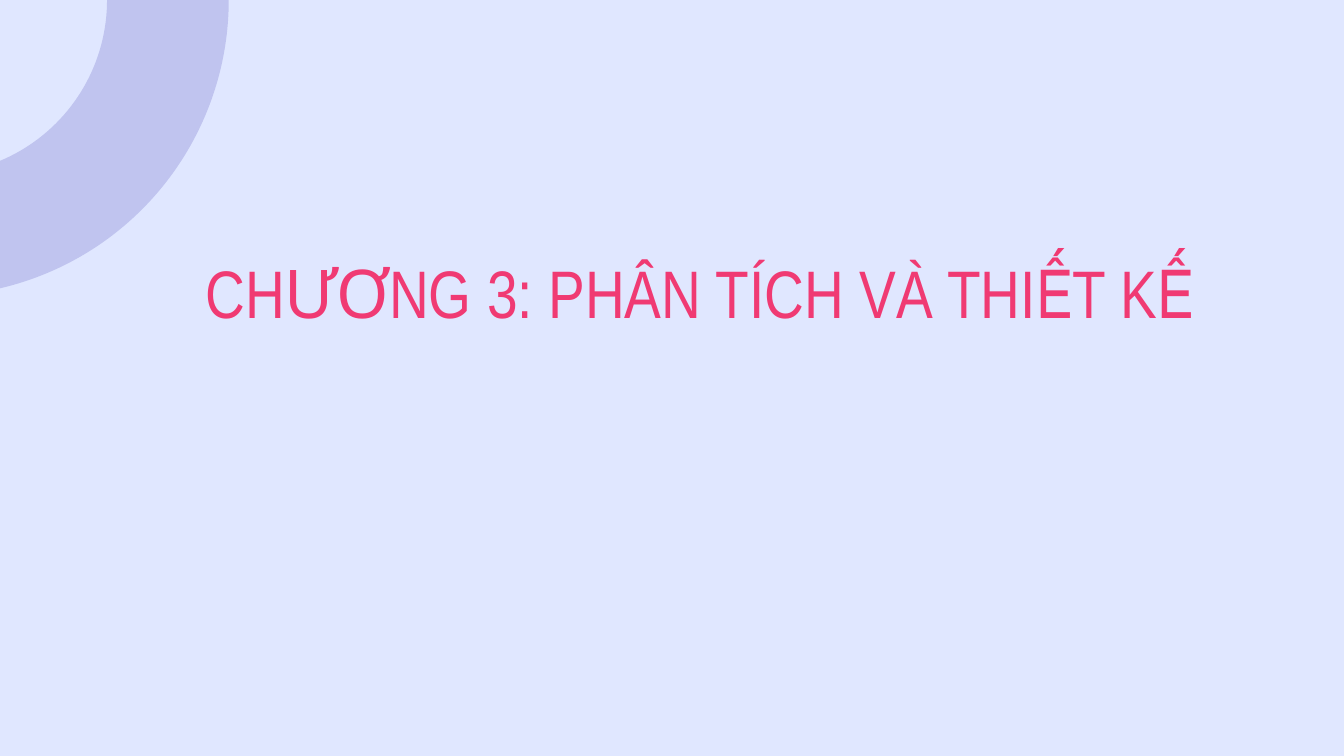
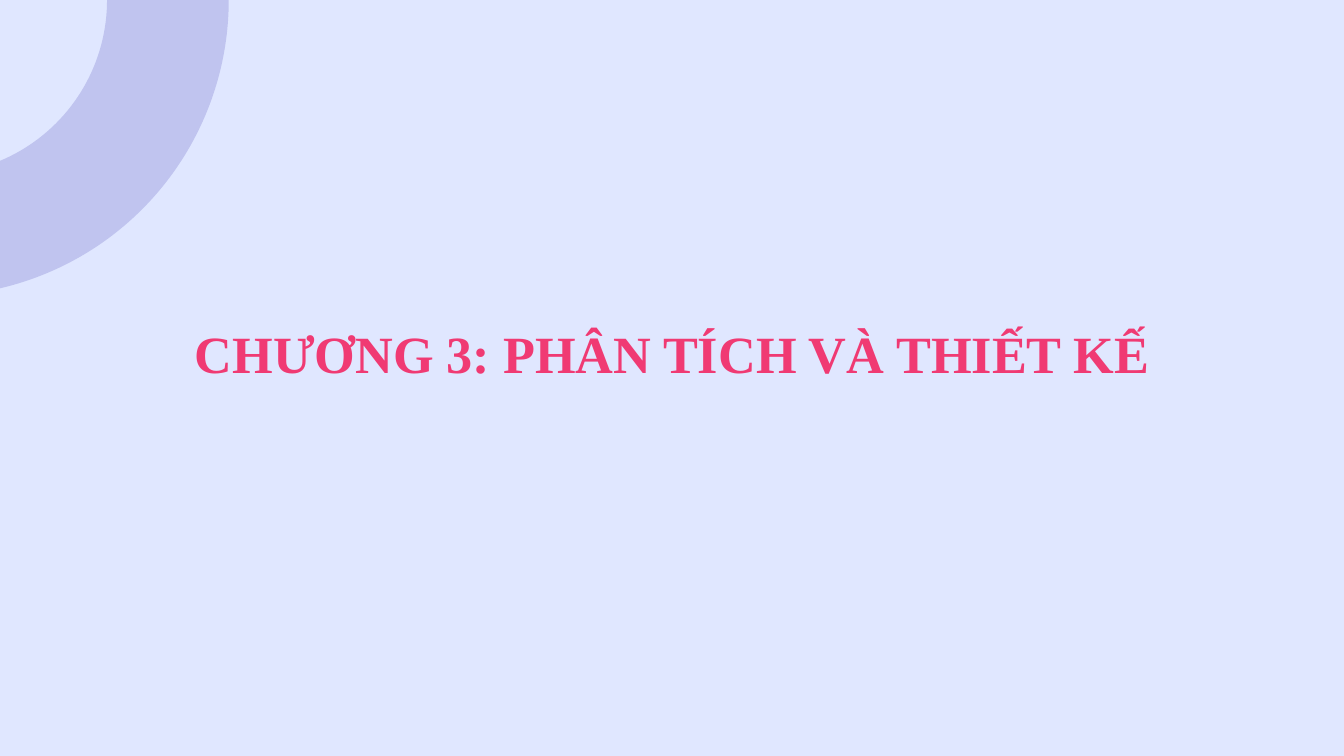
Before and after one commit to hoangtuandrive/GearVM, a slide deck: slide 10 of Báo Cáo/Nhom77_Final/Nhom77_PPT.pptx (slide 14 before the commit). Drawn at 1344x756 pixels with LibreOffice and Linux fonts; fonts in the diff are those of the drawing. Boxes give left, top, right and bottom in pixels: in the first picture for what was removed or moved away, otherwise in the second. Text is boxed around its words. In the diff, an @@ line names an element or a change of style, - is before the commit and + after.

```diff
--- a/Báo Cáo/Nhom77_Final/Nhom77_PPT.pptx
+++ b/Báo Cáo/Nhom77_Final/Nhom77_PPT.pptx
@@ title "CHƯƠNG 3: PHÂN TÍCH VÀ ...": place and size @@
-title "CHƯƠNG 3: PHÂN TÍCH VÀ ..." at (487, 263, 932, 319)
+title "CHƯƠNG 3: PHÂN TÍCH VÀ ..." at (195, 332, 1149, 374)
@@ title "CHƯƠNG 3: PHÂN TÍCH VÀ ..." at (195, 332, 1149, 374): size 36 to 28 pt, font Arial Narrow to Times New Roman, bold on @@
```
Also in this commit, not shown: 18 other slides changed, 3 slides added, 9 slides removed, 15 other files.
